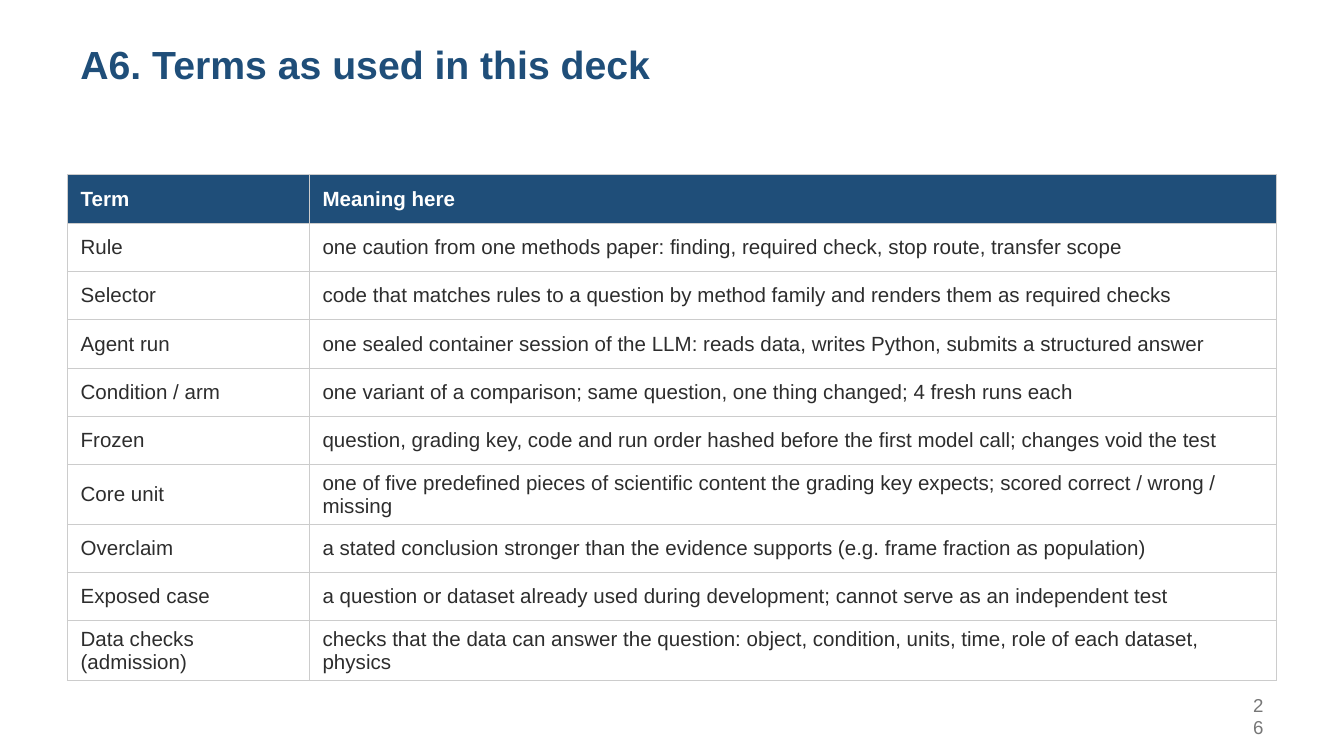
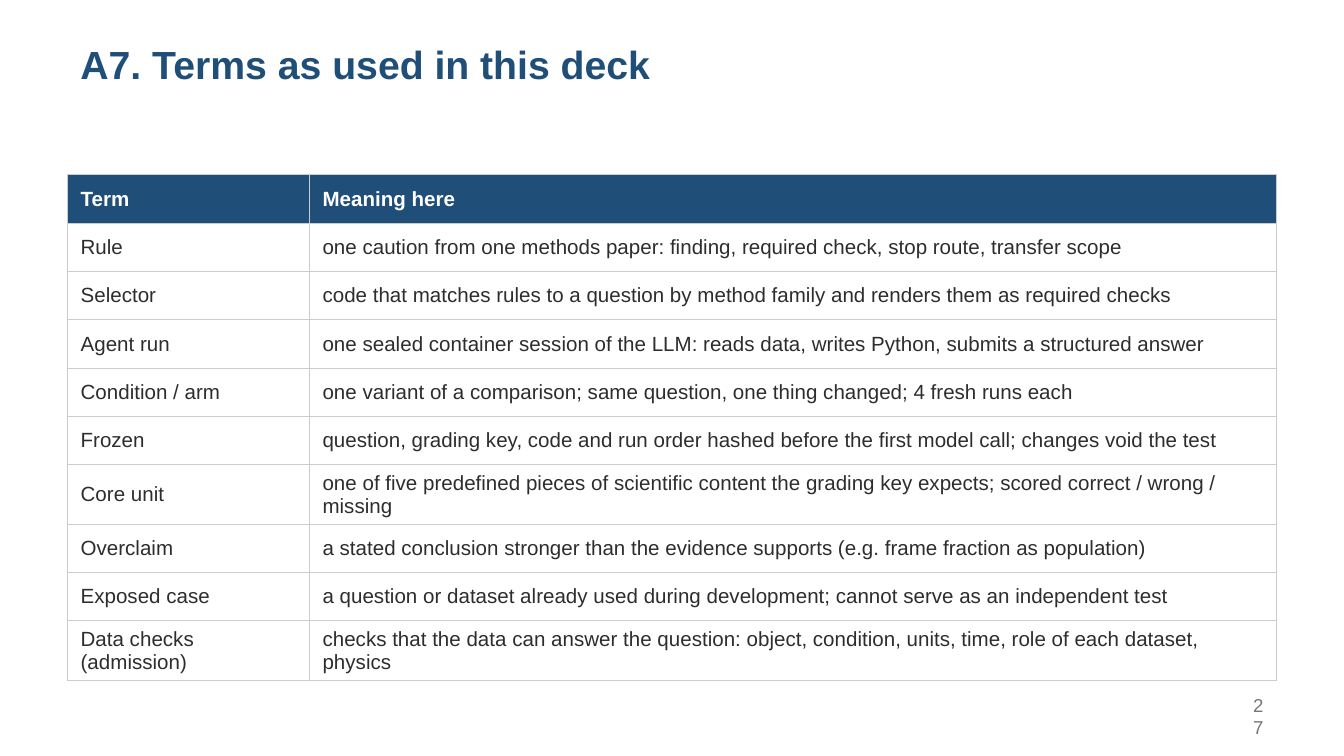
Before and after one commit to alex051107/dynamics-atlas-harness, a slide deck: slide 27 of review/rules-agent-study-20260909/development-results/SOOJUNG_DISCUSSION_20260910_EN.pptx (slide 26 before the commit). Drawn at 1344x756 pixels with LibreOffice and Linux fonts; fonts in the diff are those of the drawing. Boxes give left, top, right and bottom in pixels: in the first picture for what was removed or moved away, otherwise in the second. Text is boxed around its words. In the diff, an @@ line names an element or a change of style, - is before the commit and + after.

```diff
--- a/review/rules-agent-study-20260909/development-results/SOOJUNG_DISCUSSION_20260910_EN.pptx
+++ b/review/rules-agent-study-20260909/development-results/SOOJUNG_DISCUSSION_20260910_EN.pptx
@@ text at (80, 50, 650, 80): text changed @@
-A6. Terms as used in this deck
+A7. Terms as used in this deck
@@ text at (1236, 696, 1277, 737): text changed @@
-26
+27
```
Also in this commit, not shown: 13 other slides changed, 2 slides added, 1 slide removed, 8 other files.
